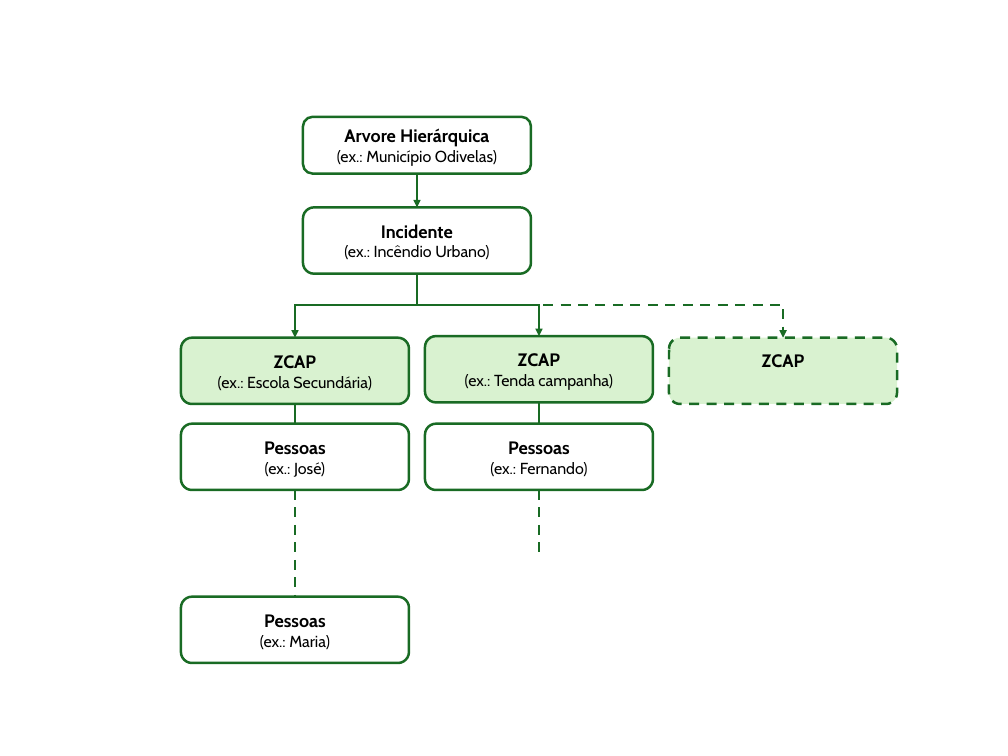
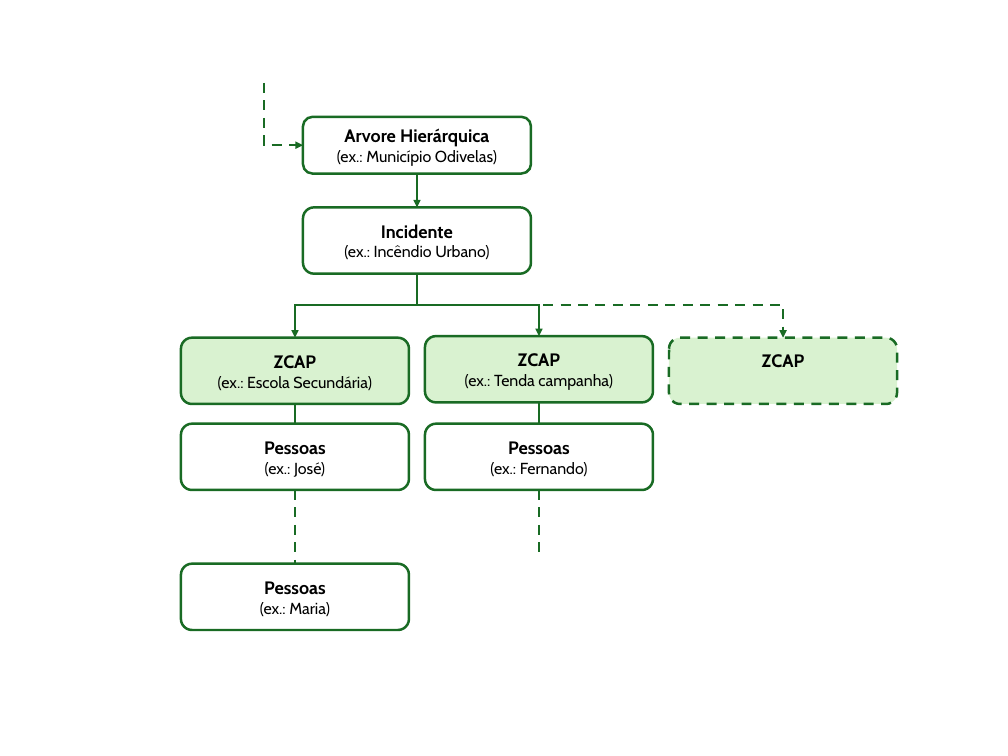
Before and after one commit to Dimas48263/PS_Project_2425, a slide deck: slide 11 of Entregas/06 Final Report/Cartaz v2.pptx (slide 10 before the commit). Drawn at 1008x756 pixels with LibreOffice and Linux fonts; fonts in the diff are those of the drawing. Boxes give left, top, right and bottom in pixels: in the first picture for what was removed or moved away, otherwise in the second. Text is boxed around its words. In the diff, an @@ line names an element or a change of style, - is before the commit and + after.

```diff
--- a/Entregas/06 Final Report/Cartaz v2.pptx
+++ b/Entregas/06 Final Report/Cartaz v2.pptx
@@ elbow arrow added from (264, 83) to (303, 145), #196B24 2.5 pt dashed @@
@@ line moved from (295, 490) - (295, 597) to (295, 490) - (295, 564) @@
@@ rounded rectangle "Pessoas (ex.: Maria)": place and size @@
-rounded rectangle "Pessoas (ex.: Maria)" at bbox=[181, 597, 409, 663]
+rounded rectangle "Pessoas (ex.: Maria)" at bbox=[181, 564, 409, 630]
```
Also in this commit, not shown: 4 slides added, 2 other files.
